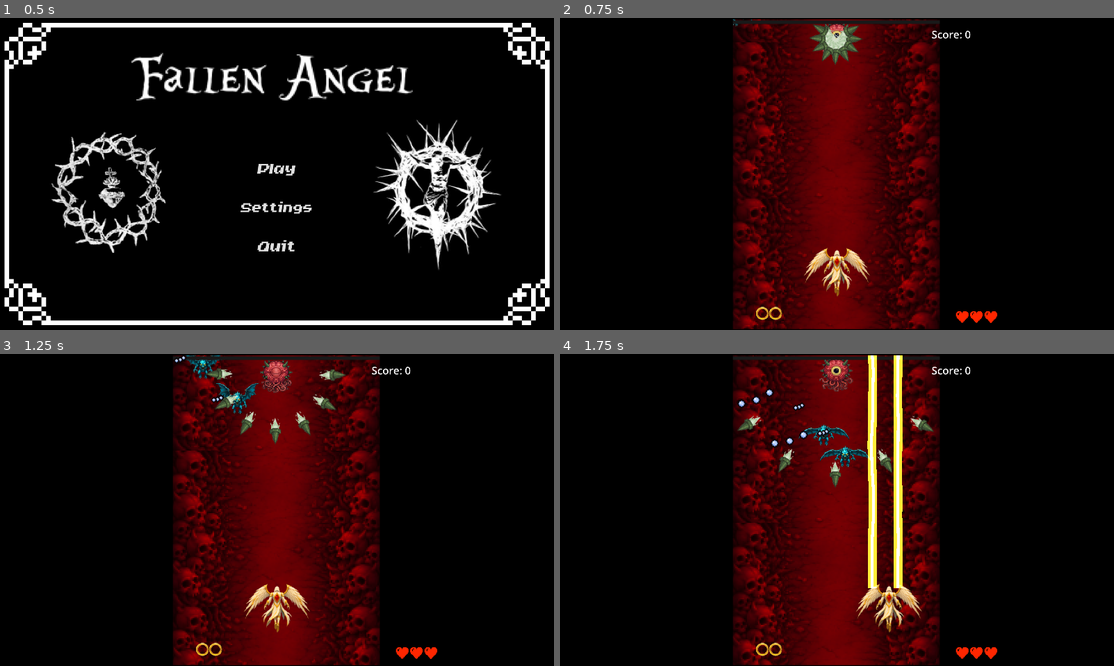
Above: before the commit, frames 1-4 (two rows, left to right).
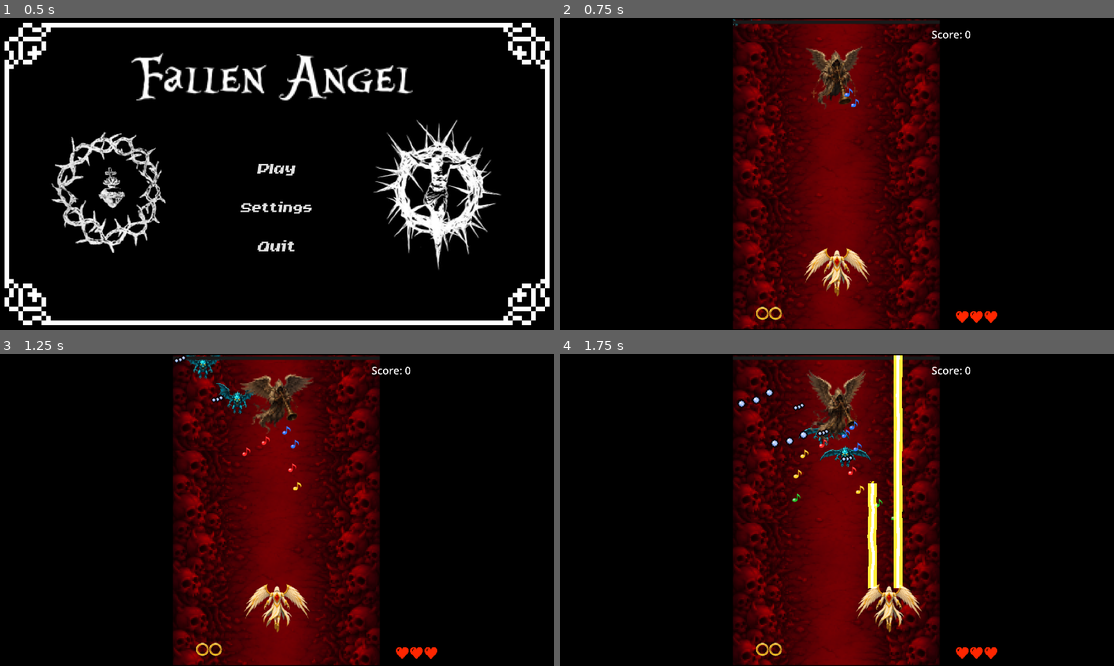
Above: after the commit, the same moments.

Repository: zero236789-sudo/Fallen-Angel
Game: Godot game, scene res://Scenes/Mainmenu.tscn
Two runs of this game, one before a commit and one after it. Both use one fixed random seed, a clock stepped at 60 frames per second and the inputs below.
Inputs (mouse positions are in pixels of both pictures, inside the frame that each line leads up to):
- Up to frame 1 (0.5 s): no input
- Up to frame 2 (0.75 s): click "Play" at 0.5 s
- Up to frame 3 (1.25 s): no input
- Up to frame 4 (1.75 s): move the mouse to (958, 494) at 1.27 s; hold D (ui_right) from 1.28 s (still down); hold Space (shoot) from 1.28 s (still down)

Frame 1 is identical in both runs. In frame 2, 1.6% of the frame differs, in the area x 44-55%, y 1-29%; in frame 3, 2.1%; in frame 4, 2.9%, in the area x 31-68%, y 0-76%.

Commit message:
trumpetista hecho

Diff:
--- a/Enemies/spike_eye.tscn
+++ b/Enemies/spike_eye.tscn
@@ -32,7 +32,7 @@
 }],
 "loop": true,
 "name": &"default",
-"speed": 5.0
+"speed": 7.0
 }]
 
 [sub_resource type="CircleShape2D" id="CircleShape2D_oxpn2"]
@@ -49,7 +49,7 @@
 position = Vector2(0.9999962, 0.9999924)
 scale = Vector2(0.24837136, 0.23423006)
 sprite_frames = SubResource("SpriteFrames_hbeph")
-frame_progress = 0.22924745
+frame_progress = 0.7127984
 
 [node name="CollisionShape2D" type="CollisionShape2D" parent="."]
 position = Vector2(-1, -1)
--- /dev/null
+++ b/Enemies/trumpetist.tscn
@@ -0,0 +1,73 @@
+[gd_scene load_steps=11 format=3 uid="uid://ufelgdytsabu"]
+
+[ext_resource type="Texture2D" uid="uid://cwkpjtltkchso" path="res://Sprites/trumeptist.png" id="1_icb7t"]
+[ext_resource type="Script" uid="uid://bmyfx46gm3mma" path="res://Scripts/trumpetist.gd" id="1_uyrtp"]
+[ext_resource type="PackedScene" uid="uid://2k6vg2yxr4dx" path="res://Scenes/trumpetist_bullet.tscn" id="2_0hbmw"]
+
+[sub_resource type="AtlasTexture" id="AtlasTexture_uyrtp"]
+atlas = ExtResource("1_icb7t")
+region = Rect2(253, 15, 253, 353)
+
+[sub_resource type="AtlasTexture" id="AtlasTexture_0hbmw"]
+atlas = ExtResource("1_icb7t")
+region = Rect2(0, 15, 228, 352)
+
+[sub_resource type="AtlasTexture" id="AtlasTexture_i4jmt"]
+atlas = ExtResource("1_icb7t")
+region = Rect2(517, 15, 290, 352)
+
+[sub_resource type="AtlasTexture" id="AtlasTexture_nyla8"]
+atlas = ExtResource("1_icb7t")
+region = Rect2(227, 367, 290, 352)
+
+[sub_resource type="AtlasTexture" id="AtlasTexture_3yvqy"]
+atlas = ExtResource("1_icb7t")
+region = Rect2(594, 362, 297, 331)
+
+[sub_resource type="SpriteFrames" id="SpriteFrames_wg8wj"]
+animations = [{
+"frames": [{
+"duration": 1.0,
+"texture": SubResource("AtlasTexture_uyrtp")
+}, {
+"duration": 1.0,
+"texture": SubResource("AtlasTexture_0hbmw")
+}, {
+"duration": 1.0,
+"texture": SubResource("AtlasTexture_i4jmt")
+}, {
+"duration": 1.0,
+"texture": SubResource("AtlasTexture_nyla8")
+}, {
+"duration": 1.0,
+"texture": SubResource("AtlasTexture_3yvqy")
+}],
+"loop": true,
+"name": &"default",
+"speed": 6.0
+}]
+
+[sub_resource type="RectangleShape2D" id="RectangleShape2D_icb7t"]
+size = Vector2(191.5, 256)
+
+[node name="Trumpetist" type="CharacterBody2D"]
+collision_layer = 3
+script = ExtResource("1_uyrtp")
+bullet_scene = ExtResource("2_0hbmw")
+fire_rate = 0.1
+
+[node name="AnimatedSprite2D" type="AnimatedSprite2D" parent="."]
+position = Vector2(1, -1)
+scale = Vector2(1.0087719, 0.9943182)
+sprite_frames = SubResource("SpriteFrames_wg8wj")
+frame_progress = 0.6256071
+
+[node name="CollisionShape2D" type="CollisionShape2D" parent="."]
+position = Vector2(-5, 1)
+shape = SubResource("RectangleShape2D_icb7t")
+
+[node name="AnimationPlayer" type="AnimationPlayer" parent="."]
+root_node = NodePath("../AnimatedSprite2D")
+
+[node name="spawnpos" type="Marker2D" parent="."]
+position = Vector2(51, 73)
--- a/Scenes/game.tscn
+++ b/Scenes/game.tscn
@@ -8,7 +8,8 @@
 [ext_resource type="PackedScene" uid="uid://o5cliqxcmn04" path="res://Scenes/parallax_background.tscn" id="9_h4fw4"]
 [ext_resource type="Texture2D" uid="uid://0jy15scj6anm" path="res://imagen vacia.png" id="10_ldgsr"]
 [ext_resource type="Texture2D" uid="uid://cxv3bbgamwmni" path="res://image-removebg-preview.png" id="10_o5yvi"]
-[ext_resource type="PackedScene" uid="uid://bau5bbqndilf8" path="res://Enemies/spike_eye.tscn" id="10_rku1e"]
+[ext_resource type="PackedScene" uid="uid://cank3qa2fuhfl" path="res://Enemies/spike_eye.tscn" id="10_rku1e"]
+[ext_resource type="PackedScene" uid="uid://ufelgdytsabu" path="res://Enemies/trumpetist.tscn" id="11_o5yvi"]
 [ext_resource type="PackedScene" uid="uid://bo1ia4oej4ttp" path="res://Enemies/Spider.tscn" id="12_rku1e"]
 
 [sub_resource type="RectangleShape2D" id="RectangleShape2D_wowpa"]
@@ -268,4 +269,7 @@
 autoplay = "new_animation"
 
 [node name="SpikeEye" parent="." instance=ExtResource("10_rku1e")]
-position = Vector2(956, 71)
+position = Vector2(1587, -114)
+
+[node name="Trumpetist" parent="." instance=ExtResource("11_o5yvi")]
+position = Vector2(960, 163)
--- /dev/null
+++ b/Scenes/trumpetist_bullet.tscn
@@ -0,0 +1,65 @@
+[gd_scene load_steps=10 format=3 uid="uid://2k6vg2yxr4dx"]
+
+[ext_resource type="Texture2D" uid="uid://c0iexka1n0fqu" path="res://Wii_-_Wii_Music_-_Miscellaneous_-_Notes.png" id="1_8nme1"]
+[ext_resource type="Script" uid="uid://dwl734calr12k" path="res://Scripts/trumpetist_bullet.gd" id="1_hd1ub"]
+
+[sub_resource type="AtlasTexture" id="AtlasTexture_hd1ub"]
+atlas = ExtResource("1_8nme1")
+region = Rect2(5, 5, 58, 58)
+
+[sub_resource type="AtlasTexture" id="AtlasTexture_7ahv1"]
+atlas = ExtResource("1_8nme1")
+region = Rect2(69, 5, 58, 58)
+
+[sub_resource type="AtlasTexture" id="AtlasTexture_7gxqm"]
+atlas = ExtResource("1_8nme1")
+region = Rect2(133, 5, 58, 58)
+
+[sub_resource type="AtlasTexture" id="AtlasTexture_ecxuj"]
+atlas = ExtResource("1_8nme1")
+region = Rect2(199, 5, 58, 58)
+
+[sub_resource type="AtlasTexture" id="AtlasTexture_hb0iy"]
+atlas = ExtResource("1_8nme1")
+region = Rect2(265, 5, 58, 58)
+
+[sub_resource type="SpriteFrames" id="SpriteFrames_uvr0e"]
+animations = [{
+"frames": [{
+"duration": 1.0,
+"texture": SubResource("AtlasTexture_hd1ub")
+}, {
+"duration": 1.0,
+"texture": SubResource("AtlasTexture_7ahv1")
+}, {
+"duration": 1.0,
+"texture": SubResource("AtlasTexture_7gxqm")
+}, {
+"duration": 1.0,
+"texture": SubResource("AtlasTexture_ecxuj")
+}, {
+"duration": 1.0,
+"texture": SubResource("AtlasTexture_hb0iy")
+}],
+"loop": true,
+"name": &"default",
+"speed": 3.0
+}]
+
+[sub_resource type="CircleShape2D" id="CircleShape2D_uvr0e"]
+radius = 15.0
+
+[node name="note" type="Area2D"]
+script = ExtResource("1_hd1ub")
+zigzag_amplitude = 200.0
+zigzag_frequency = 5.0
+
+[node name="AnimatedSprite2D" type="AnimatedSprite2D" parent="."]
+position = Vector2(5, 6.999999)
+scale = Vector2(0.5517242, 0.5172413)
+sprite_frames = SubResource("SpriteFrames_uvr0e")
+frame_progress = 0.2241313
+
+[node name="CollisionShape2D" type="CollisionShape2D" parent="."]
+position = Vector2(2, 8)
+shape = SubResource("CircleShape2D_uvr0e")
--- /dev/null
+++ b/Scripts/trumpetist.gd
@@ -0,0 +1,104 @@
+# ════════════════════════════════════════════════════════════
+# TRUMPETIST - Enemigo que dispara notas musicales en zigzag
+# ════════════════════════════════════════════════════════════
+extends CharacterBody2D
+
+@export var bullet_scene: PackedScene
+@export var fire_rate: float = 0.4        # Dispara bastante rápido
+@export var max_health: int = 16          # Poca vida, tipo básico
+@export var points: int = 150
+
+# ─── Zigzag ──────────────────────────────────────────────────
+# Alterna entre izquierda y derecha cada disparo
+var zigzag_angles: Array = [-30.0, 30.0]  # Ángulos del zigzag
+var zigzag_index: int = 0                 # Cuál toca ahora
+
+var current_health: int
+var player: Node2D
+var can_shoot := false
+var is_dead := false
+
+func _ready():
+	current_health = max_health
+	add_to_group("enemy")
+
+	var players = get_tree().get_nodes_in_group("player")
+	if players.size() > 0:
+		player = players[0]
+	else:
+		push_error("Player not found")
+
+	var sprite = get_node_or_null("AnimatedSprite2D")
+	if sprite:
+		sprite.animation = "default"
+		sprite.play()
+
+	start_shooting()
+
+# ─── SHOOTING ────────────────────────────────────────────────
+func start_shooting():
+	if can_shoot:
+		return
+	can_shoot = true
+	shoot_loop()
+
+func shoot_loop() -> void:
+	while is_instance_valid(self) and not is_dead:
+		shoot()
+		await get_tree().create_timer(fire_rate).timeout
+
+#Función shoot, aqui dispara desde la spawn pos (desde la trompetica)
+func shoot():
+	if bullet_scene == null:
+		push_error("bullet_scene is not assigned in Trumpetist!")
+		return
+
+	# Busca el punto de spawn (la trompeta)
+	var spawn = get_node_or_null("spawnpos")
+	var origin = spawn.global_position if spawn else global_position
+
+	# Dirección base hacia el jugador
+	var base_dir = Vector2.DOWN
+	if is_instance_valid(player):
+		base_dir = origin.direction_to(player.global_position)
+
+	# Alterna el ángulo zigzag en cada disparo
+
+	var angle = deg_to_rad(zigzag_angles[zigzag_index])
+	zigzag_index = (zigzag_index + 1) % zigzag_angles.size()
+	spawn_bullet(origin, base_dir.rotated(angle))
+
+func spawn_bullet(origin: Vector2, dir: Vector2):
+	if bullet_scene == null:
+		return
+
+	var bullet = bullet_scene.instantiate()
+	bullet.global_position = origin
+
+	if "direction" in bullet:
+		bullet.direction = dir.normalized()
+
+	get_tree().current_scene.add_child.call_deferred(bullet)
+
+# ─── DAÑO ────────────────────────────────────────────────────
+func take_damage(amount: int) -> void:
+	if is_dead:
+		return
+	current_health -= amount
+	flash_damage()
+	if current_health <= 0:
+		die()
+
+func flash_damage() -> void:
+	var sprite = get_node_or_null("AnimatedSprite2D")
+	if sprite:
+		sprite.modulate = Color.RED
+	await get_tree().create_timer(0.1).timeout
+	if sprite:
+		sprite.modulate = Color.WHITE
+
+func die() -> void:
+	if is_dead:
+		return
+	is_dead = true
+	queue_free()
--- /dev/null
+++ b/Scripts/trumpetist_bullet.gd
@@ -0,0 +1,60 @@
+# ════════════════════════════════════════════════════════════
+# TRUMPETIST BULLET - Nota musical con movimiento zigzag
+# ════════════════════════════════════════════════════════════
+extends Area2D
+
+@export var speed: float = 300
+@export var zigzag_amplitude: float = 80.0  # Qué tan ancho es el zigzag
+@export var zigzag_frequency: float = 3.0   # Qué tan rápido oscila
+
+var direction: Vector2 = Vector2.DOWN
+var can_hit: bool = false
+var time: float = 0.0
+var side: float = 1.0  # 1.0 o -1.0, para alternar lado del zigzag
+
+func _ready():
+	add_to_group("enemy_bullet")
+
+	if not area_entered.is_connected(_on_area_entered):
+		area_entered.connect(_on_area_entered)
+	if not body_entered.is_connected(_on_body_entered):
+		body_entered.connect(_on_body_entered)
+
+	# Arranca la animación de la nota
+	var sprite = get_node_or_null("AnimatedSprite2D")
+	if sprite:
+		sprite.animation = "default"
+		sprite.play()
+
+	await get_tree().create_timer(0.1).timeout
+	can_hit = true
+
+func _process(delta: float) -> void:
+	time += delta
+
+	# Movimiento principal hacia adelante
+	var forward = direction * speed * delta
+
+	# Movimiento lateral oscilante (zigzag)
+	var perpendicular = Vector2(-direction.y, direction.x)
+	var lateral = perpendicular * sin(time * zigzag_frequency) * zigzag_amplitude * delta * side
+
+	position += forward + lateral
+
+func _on_area_entered(area: Area2D) -> void:
+	if not can_hit:
+		return
+	if area.is_in_group("player"):
+		if area.has_method("take_damage"):
+			area.take_damage(1)
+		queue_free()
+
+func _on_body_entered(body: Node2D) -> void:
+	if not can_hit:
+		return
+	if body.is_in_group("player"):
+		if body.has_method("take_damage"):
+			body.take_damage(1)
+		queue_free()
+	elif body.is_in_group("wall"):
+		queue_free()
Not shown: 1 places in Enemies/spike_eye.tscn that only renumber resources
Not shown: 1 places in Scenes/game.tscn that only renumber resources
Not shown, added: Scripts/trumpetist.gd.uid
Not shown, added: Scripts/trumpetist_bullet.gd.uid
Binary file added: Sprites/Wii_-_Wii_Music_-_Miscellaneous_-_Notes.png
Not shown, added: Sprites/Wii_-_Wii_Music_-_Miscellaneous_-_Notes.png.import
Binary file added: Sprites/trumeptist.png
Not shown, added: Sprites/trumeptist.png.import
Binary file added: Wii_-_Wii_Music_-_Miscellaneous_-_Notes.png
Not shown, added: Wii_-_Wii_Music_-_Miscellaneous_-_Notes.png.import
